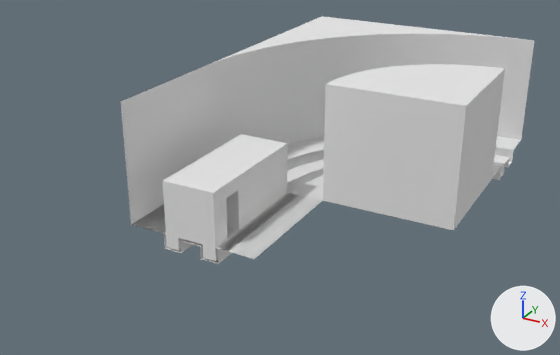
What one commit did to the Blender file assets/monorail.blend.
Rendered twice from a 50 mm lens placed at (5.49, -8.49, 5.16), pointed at (0.51, 0.56, 0.64). Lighting does not change. The marker at lower right points along +X, +Y and +Z.

Before the edit, the objects in view are built like this:
```python
me_cube = bpy.data.meshes.new('Cube')
me_cube.from_pydata(...)  # 64 vertices, 60 faces; spans x 0.0..0.4, y -1.0..1.0, z 0.0..1.0
me_cube.materials.append(mat_material)  # its picture is missing
me_cube_263 = bpy.data.meshes.new('Cube.263')
me_cube_263.from_pydata(...)  # 143 vertices, 137 faces; spans x -1.0..3.0, y 1.0..5.0, z -0.03..2.0
me_cube_263.polygons.foreach_set('use_smooth', [True] * 137)
me_cube_263.materials.append(mat_material)  # its picture is missing
me_ground = bpy.data.meshes.new('ground')
me_ground.from_pydata(...)  # 4 vertices, 1 face; spans x -1.0..1.0, y -1.0..1.0, z 0.2
me_ground.materials.append(mat_material)  # its picture is missing
# before: 0 (-1.0, -1.0, 0.2) at pixel (131, 224), 1 (1.0, -1.0, 0.2) at pixel (254, 259), 2 (-1.0, 1.0, 0.2), 3 (1.0, 1.0, 0.2) at pixel (322, 200)
ob_floor = bpy.data.objects.new('floor', me_ground)
ob_floor.location = (0.0, 0.0, 0.0)
ob_monorail = bpy.data.objects.new('monorail', me_cube)
ob_monorail.location = (0.0, 0.0, 0.0)
_m = ob_monorail.modifiers.new('Mirror', 'MIRROR')
_m.use_clip = True
ob_rail_turn = bpy.data.objects.new('rail_turn', me_cube_263)
ob_rail_turn.location = (0.0, 0.0, 0.0)
# also in view: 'wall' at (-1.0, 0.0, 1.1); 'rail' at (0.0, 0.0, 0.08)
```
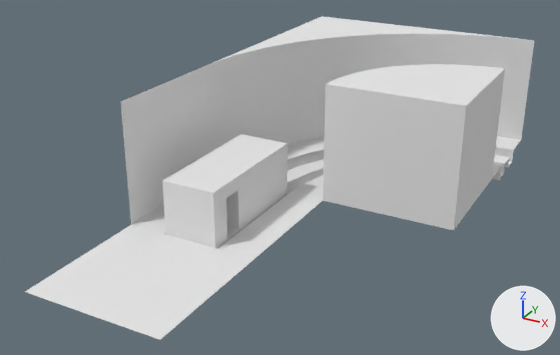
Location of each change, (x1, y1, x2, y2) in pixels of the pictures (560 x 355 px):
'floor', reshaped, moved
    before: (131, 192, 323, 259)
    after: (25, 225, 254, 340)

The change, as a diff of the scene's bpy script:
```diff
--- a/assets/monorail.blend.py
+++ b/assets/monorail.blend.py
@@ me_ground @@
 me_ground.from_pydata(...)  # 4 vertices, 1 face; spans x -1.0..1.0, y -1.0..1.0, z 0.2
 # used by ob_floor; location = (0.0, 0.0, 0.0)
 # verts and faces of me_ground; kept vertices keep their numbers, new ones are numbered from 4
+# me_ground part 1
+delete_faces([(0, 1, 3, 2)])
+verts[4] = (-1.0, 0.0, 0.2)  # pixel (82, 255)
+verts[5] = (1.0, 0.0, 0.2)  # pixel (211, 296)
+verts[6] = (0.0, -1.0, 0.2)  # pixel (88, 314)
+verts[7] = (0.0, 1.0, 0.2)  # pixel (190, 241)
+verts[8] = (0.0, 0.0, 0.2)  # pixel (143, 274)
+faces += [(3, 7, 8, 5), (1, 5, 8, 6), (0, 6, 8, 4), (2, 4, 8, 7)]
 me_ground.materials.append(mat_material)
@@ ob_floor @@
 ob_floor = bpy.data.objects.new('floor', me_ground)
-ob_floor.location = (0.0, 0.0, 0.0)
+ob_floor.location = (0.0, -2.0, 0.0)
```
